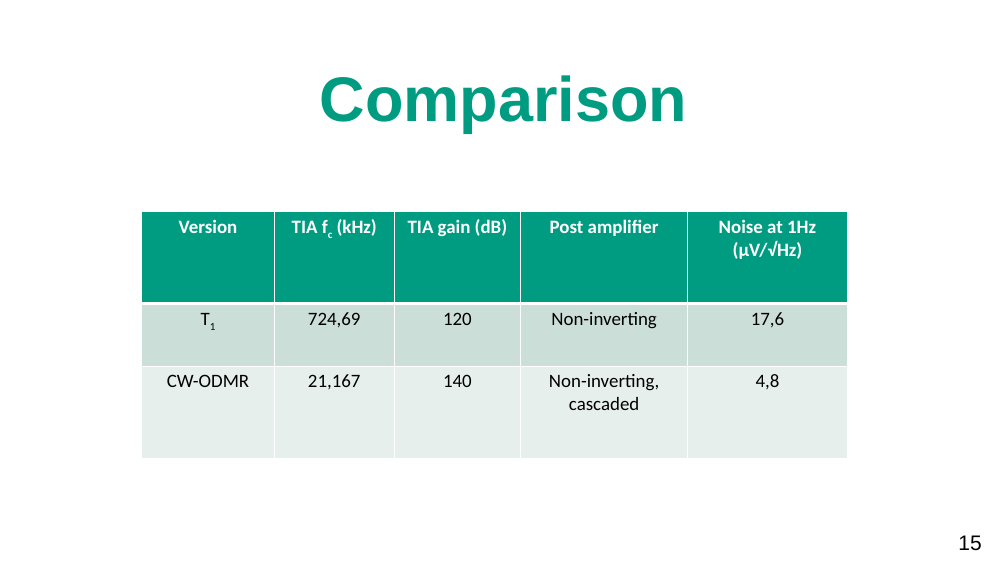
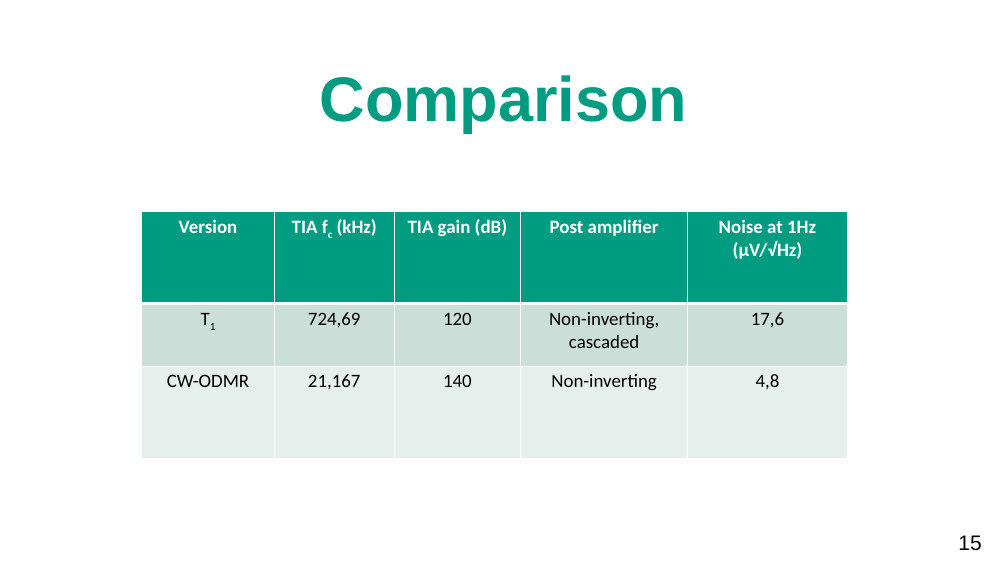
Before and after one commit to Jab4o3/reports_a_nano, a slide deck: slide 15 of Presentations/4Colloquium.pptx. Drawn at 1008x567 pixels with LibreOffice and Linux fonts; fonts in the diff are those of the drawing; background and template pictures are left out. Boxes give left, top, right and bottom in pixels: in the first picture for what was removed or moved away, otherwise in the second. Text is boxed around its words. In the diff, an @@ line names an element or a change of style, - is before the commit and + after.

```diff
--- a/Presentations/4Colloquium.pptx
+++ b/Presentations/4Colloquium.pptx
@@ table at (x1=142, y1=212, x2=848, y2=458) @@
-row 2, column 4: Non-inverting
+row 2, column 4: Non-inverting, / cascaded
-row 3, column 4: Non-inverting, cascaded
+row 3, column 4: Non-inverting
```
Also in this commit, not shown: 9 other slides changed, 1 slide removed, 25 other files.
